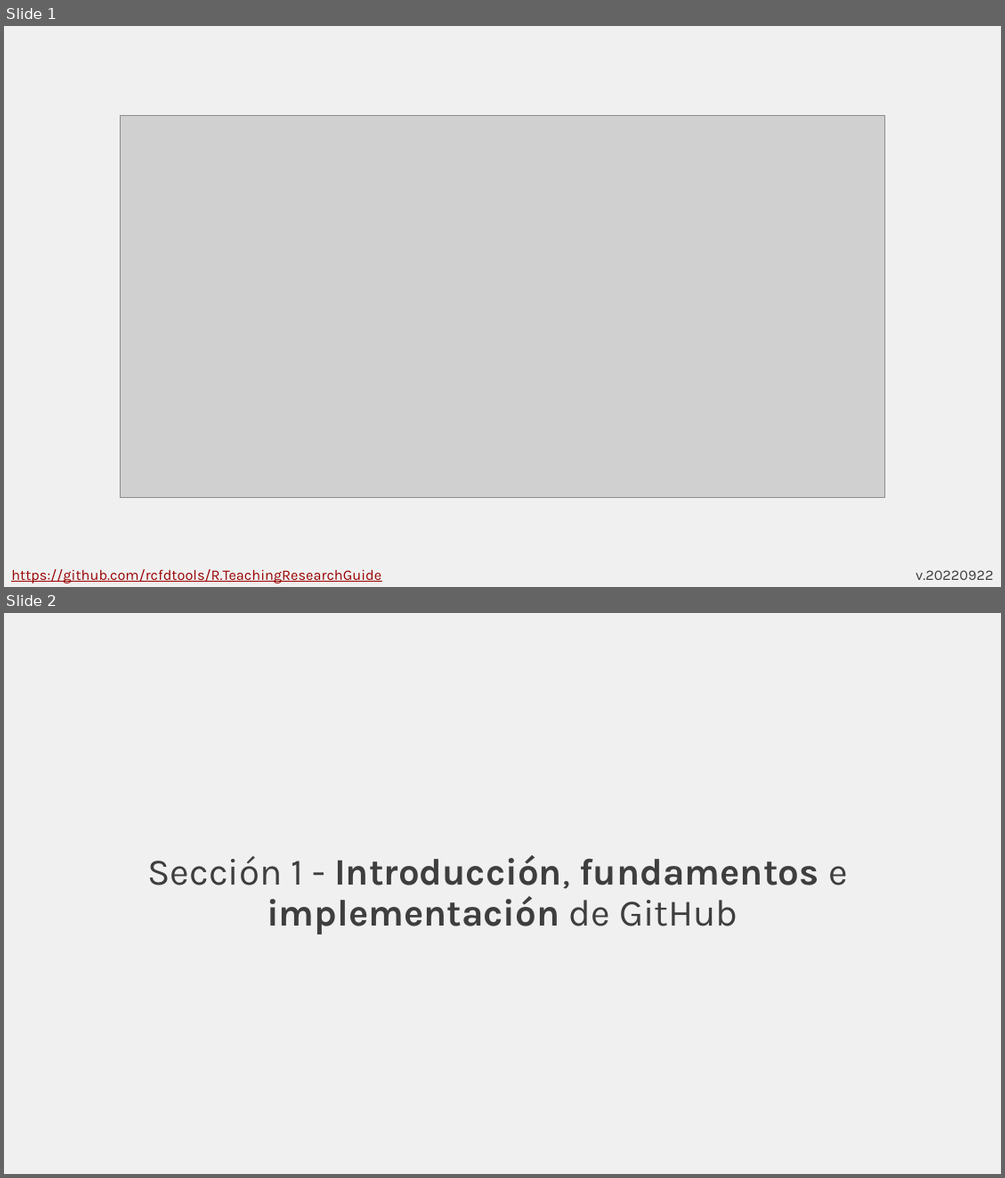
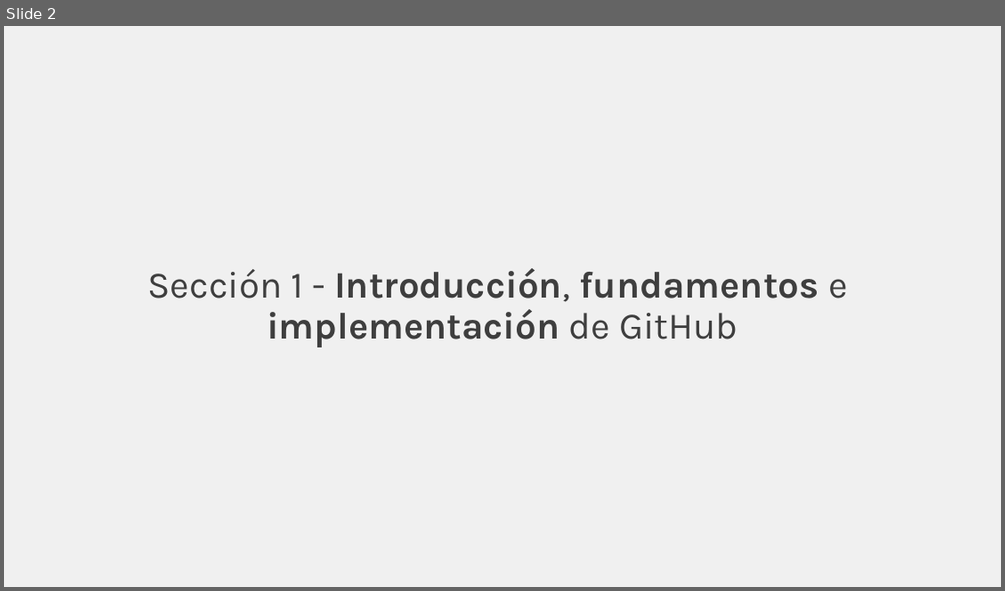
Before and after one commit to rcfdtools/R.TeachingResearchGuide, a slide deck: Section01/Section01.pptx. Shown one above the other, each under a label of ours: slides 1 and 2 before the commit, slide 2 after it. The pictures are 1005x1178 and 1005x591 pixels, drawn with LibreOffice and Linux fonts; fonts in the diff are those of the drawing; grey boxes stand for pictures. Boxes give left, top, right and bottom in pixels: in the first picture for what was removed or moved away, otherwise in the second. Text is boxed around its words. In the diff, an @@ line names an element or a change of style, - is before the commit and + after.

```diff
--- a/Section01/Section01.pptx
+++ b/Section01/Section01.pptx
@@ slide 1 removed at [4, 26, 1001, 587], background #F0F0F0 @@
@@ picture removed at [120, 115, 885, 498] @@
@@ text removed at [11, 569, 381, 583] @@
-https://github.com/rcfdtools/R.TeachingResearchGuide
@@ text removed at [915, 570, 993, 580] @@
-v.20220922
```
Also in this commit, not shown: 1 slide added, 2 other files.
